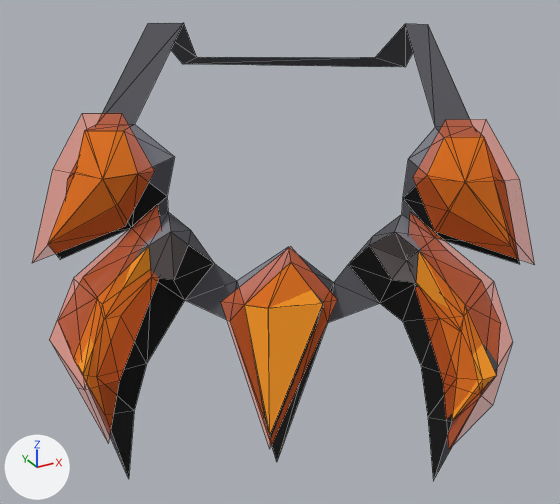
The glTF model models/player_necklace_of_anguish__or_.glb: old version first, new version second.
Rendered twice from a 50 mm lens placed at (-16.3, -28.8, 165.6), pointed at (6.9, 13.3, 144.6). The axes (+X, +Y, +Z) are drawn at lower left. The lights are the same throughout. Both versions are drawn at full value of the shape key '71' of 'Mesh_0'; the numbers are the values there. Mesh edges are drawn as thin lines. Vertices at the same position are counted once.
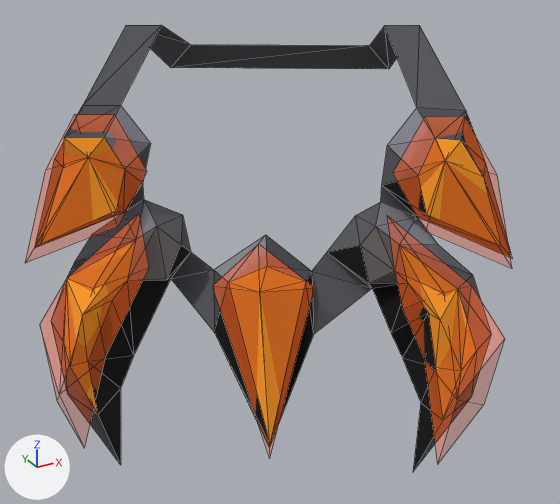
Location of each change, (x1, y1, x2, y2) in pixels of the pictures (560 x 504 px):
'Mesh_0', reshaped, moved, rescaled
    before: (48, 23, 520, 481)
    after: (35, 25, 513, 472)

Patch to the scene script:
```diff
--- a/models/player_necklace_of_anguish__or_.glb.py
+++ b/models/player_necklace_of_anguish__or_.glb.py
@@ me_mesh_0 @@
 # used by ob_mesh_0; location = (5.79, 0.52, 62.29); scale = (103.0, 103.0, 103.0)
-me_mesh_0.from_pydata(...)  # 129 vertices, 174 faces; spans x -0.146..0.166, y -0.03..0.301, z 0.7..0.943
+me_mesh_0.from_pydata(...)  # 129 vertices, 174 faces; spans x -0.137..0.167, y -0.042..0.282, z 0.706..0.942
+# me_mesh_0 part 1: 129 of 129 vertices moved; they spanned x -0.146..0.166, y -0.03..0.301, z 0.7..0.943 and now span x -0.137..0.167, y -0.042..0.282, z 0.706..0.942; mean shift (0.006, -0.01, 0.002); largest move (-0.049, 0.029, 0.729) -> (-0.039, 0.007, 0.726)
 me_mesh_0.materials.append(mat_material_0)
@@ ob_mesh_0 @@
 ob_mesh_0 = bpy.data.objects.new('Mesh_0', me_mesh_0)
-ob_mesh_0.location = (5.79, 0.52, 62.29)
-ob_mesh_0.scale = (103.0, 103.0, 103.0)
+ob_mesh_0.location = (4.48, 2.1, 63.1)
+ob_mesh_0.scale = (102.0, 102.0, 102.0)
```
